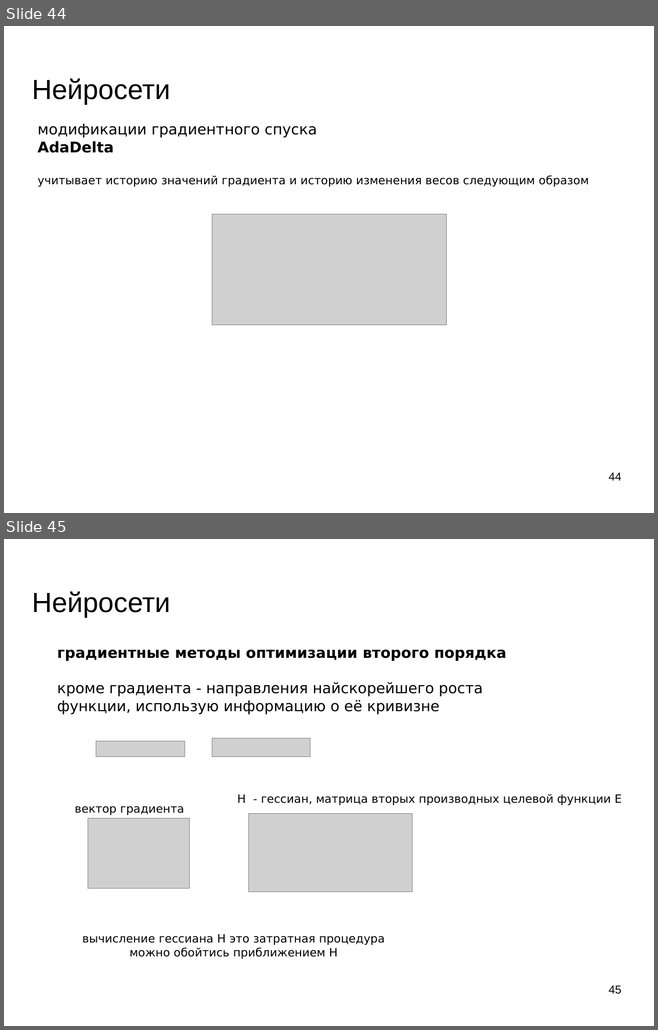
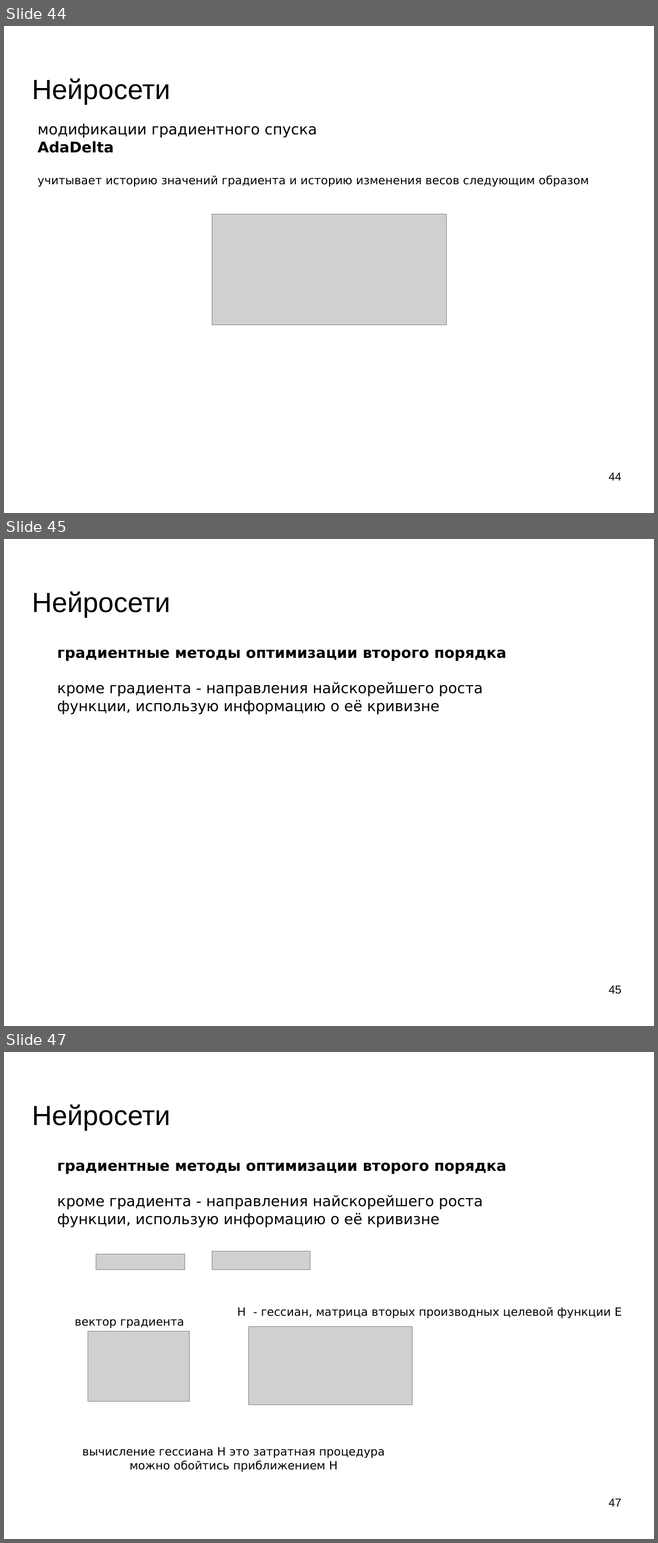
Before and after one commit to mechanoid5/ml_lectorium_legacy, a slide deck: 10-ann.odp. Shown one above the other, each under a label of ours: slides 44 and 45 before the commit, slides 44, 45 and 47 after it; the slides between them are not shown. The pictures are 658x1030 and 658x1543 pixels, drawn with LibreOffice and Linux fonts; fonts in the diff are those of the drawing; grey boxes stand for pictures; background and template pictures are left out. Boxes give left, top, right and bottom in pixels: in the first picture for what was removed or moved away, otherwise in the second. Text is boxed around its words. In the diff, an @@ line names an element or a change of style, - is before the commit and + after.

```diff
--- a/10-ann.odp
+++ b/10-ann.odp
@@ slide 45 added at bbox=[4, 539, 654, 1026], background picture (left out) @@
@@ title added at bbox=[32, 591, 170, 617], 33.9 pt, text #000000 @@
+Нейросети
@@ text added at bbox=[57, 649, 506, 715], 18 pt, text #000000 @@
+градиентные методы оптимизации второго порядка
+кроме градиента - направления найскорейшего роста функции, использую информацию о её кривизне
@@ page number added at bbox=[608, 986, 621, 994], 14 pt, text #000000 @@
+45
@@ what was slide 45 is now slide 47 @@
@@ page number at bbox=[608, 1499, 621, 1507]: text changed @@
-45
+47
```
Also in this commit, not shown: 3 slides changed, 5 other slides added.
